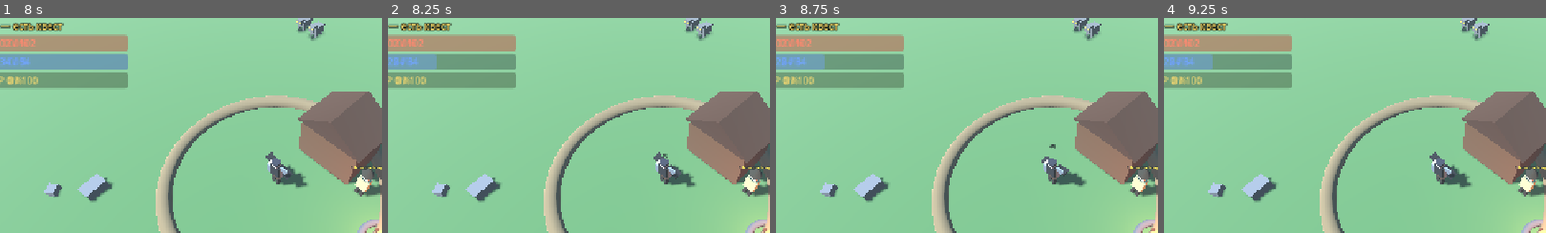
Above: before the commit, frames 1-4 (left to right).
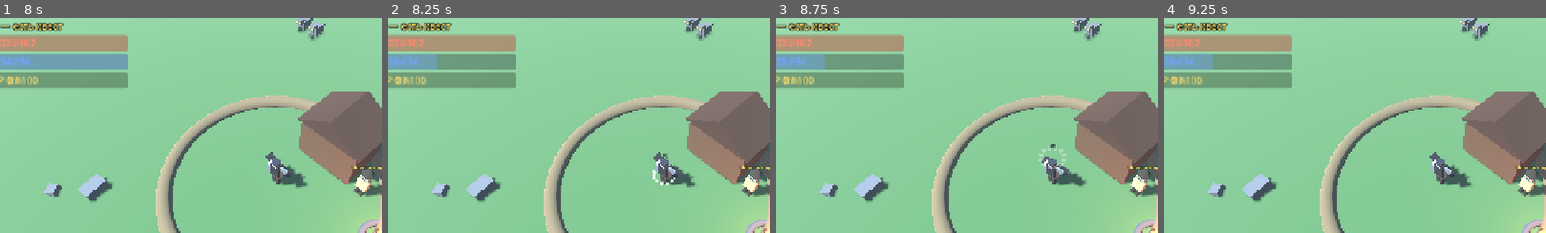
Above: after the commit, the same moments.

Repository: omich55zz-debug/linecraft2
Game: Godot game, scene res://scenes/Boot.tscn
The game is run twice, just before and just after one commit, with the same random seed, the same clock (stepped at 60 frames per second) and the same inputs.
Inputs:
- Up to frame 1 (8 s): click "🛡 Человек" at 0.5 s; click "🌿 Эльф" at 1.25 s; click "🌑 Тёмный эльф" at 2 s; click "🪓 Орк" at 2.75 s; click "⛏ Гном" at 3.5 s; click "🦇 Камаэль" at 4.25 s; click "Солдат HP 78 · MP 28 · ATK 12…" at 5 s; click "Гвардеец HP 85 · MP 22 · ATK …" at 5.75 s; click "В мир Аден →" at 6.5 s; click "2 ★" at 7.25 s
- Up to frame 2 (8.25 s): click "3 ❤" at 8 s
- Up to frame 3 (8.75 s): no input
- Up to frame 4 (9.25 s): click "1 ⚔" at 8.75 s
The pictures show only the part of the screen within x 14-64%, y 15-65%; the shares and areas given below are measured in that part.

Frame 1 is identical in both runs. In frame 2, less than 0.1% of the frame differs, in the area x 69-76%, y 70-78%; in frame 3, 0.2%, in the area x 68-76%, y 59-71%; in frame 4, nothing differs.

Commit message:
Heal aura + power flash effects, monster aggro indicator, polish
Co-Authored-By: Devin AI <158243242+devin-ai-integration[bot]@users.noreply.github.com>

Diff:
--- a/godot/scripts/Monster.gd
+++ b/godot/scripts/Monster.gd
@@ -106,6 +106,9 @@
         atk_cd -= delta
 
     if target != null and is_instance_valid(target):
+        if hp_label and not hp_label.text.begins_with("❗"):
+            hp_label.text = "❗ %s ▼ %d/%d" % [kind.name, hp, max_hp]
+            hp_label.modulate = Color(1, 0.55, 0.45)
         var to_t: Vector3 = target.global_position - global_position
         to_t.y = 0
         var d := to_t.length()
@@ -121,6 +124,9 @@
                 target.take_damage(kind.atk)
         if d > aggro_range * 2.5:
             target = null
+            if hp_label:
+                hp_label.text = "%s ▼ %d/%d" % [kind.name, hp, max_hp]
+                hp_label.modulate = Color(1, 1, 0.6)
     else:
         var to_s: Vector3 = spawn_position - global_position
         to_s.y = 0
@@ -133,7 +139,8 @@
 func take_damage(d: int) -> void:
     if dead: return
     hp = max(0, hp - d)
-    hp_label.text = "%s ▼ %d/%d" % [kind.name, hp, max_hp]
+    var prefix := "❗ " if (target != null and is_instance_valid(target)) else ""
+    hp_label.text = "%s%s ▼ %d/%d" % [prefix, kind.name, hp, max_hp]
     if hp <= 0:
         die()
 
--- a/godot/scripts/Player.gd
+++ b/godot/scripts/Player.gd
@@ -160,6 +160,7 @@
 func use_skill_power() -> void:
     if gcd > 0 or mp < 8 or target == null or not is_instance_valid(target) or target.dead:
         return
+    _spawn_power_flash()
     mp -= 8
     gcd = 1.5
     character_visual.trigger_attack()
@@ -193,12 +194,61 @@
     var q := get_node_or_null("/root/Quests")
     if q: q.record_kill(kind_id)
 
+func _spawn_heal_aura() -> void:
+    var scene := get_tree().current_scene
+    if scene == null: return
+    for i in 12:
+        var spark := MeshInstance3D.new()
+        var sm := SphereMesh.new()
+        sm.radius = 0.10
+        sm.height = 0.20
+        spark.mesh = sm
+        var mat := StandardMaterial3D.new()
+        mat.albedo_color = Color(0.55, 1.0, 0.55)
+        mat.emission_enabled = true
+        mat.emission = Color(0.5, 1.0, 0.5)
+        mat.emission_energy_multiplier = 2.4
+        mat.transparency = BaseMaterial3D.TRANSPARENCY_ALPHA
+        spark.material_override = mat
+        var ang := i * (TAU / 12.0)
+        var r := 0.55
+        spark.position = global_position + Vector3(cos(ang) * r, 0.4, sin(ang) * r)
+        scene.add_child(spark)
+        var tw := scene.create_tween()
+        tw.tween_property(spark, "position:y", global_position.y + 2.6, 1.0).set_trans(Tween.TRANS_SINE)
+        tw.parallel().tween_property(mat, "albedo_color:a", 0.0, 1.0)
+        tw.tween_callback(spark.queue_free)
+
+func _spawn_power_flash() -> void:
+    if character_visual == null: return
+    var arm: Node3D = character_visual.arm_r
+    if arm == null: return
+    var flash := MeshInstance3D.new()
+    var sm := SphereMesh.new()
+    sm.radius = 0.55
+    sm.height = 1.0
+    flash.mesh = sm
+    var mat := StandardMaterial3D.new()
+    mat.albedo_color = Color(1.0, 0.9, 0.35, 0.7)
+    mat.emission_enabled = true
+    mat.emission = Color(1.0, 0.9, 0.4)
+    mat.emission_energy_multiplier = 3.0
+    mat.transparency = BaseMaterial3D.TRANSPARENCY_ALPHA
+    flash.material_override = mat
+    flash.position = Vector3(0, -0.5, 0)
+    arm.add_child(flash)
+    var tw := arm.create_tween()
+    tw.tween_property(flash, "scale", Vector3(1.6, 1.6, 1.6), 0.35)
+    tw.parallel().tween_property(mat, "albedo_color:a", 0.0, 0.35)
+    tw.tween_callback(flash.queue_free)
+
 func use_skill_heal() -> void:
     if gcd > 0 or mp < 12: return
     mp -= 12
     gcd = 1.0
     var heal := 25 + randi() % 11
     hp = min(max_hp, hp + heal)
+    _spawn_heal_aura()
     emit_signal("floating_text", "+%d" % heal, Color(0.55, 1.0, 0.65), global_position + Vector3(0, 2.0, 0))
     emit_signal("stats_changed")
 
